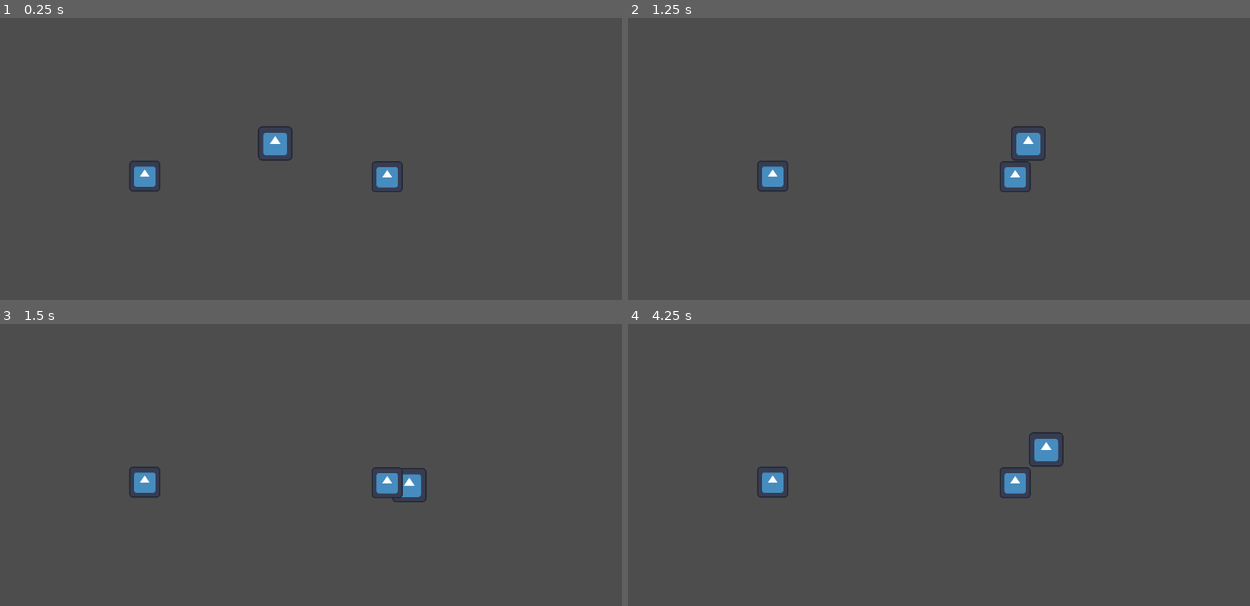
Above: before the commit, frames 1-4 (two rows, left to right).
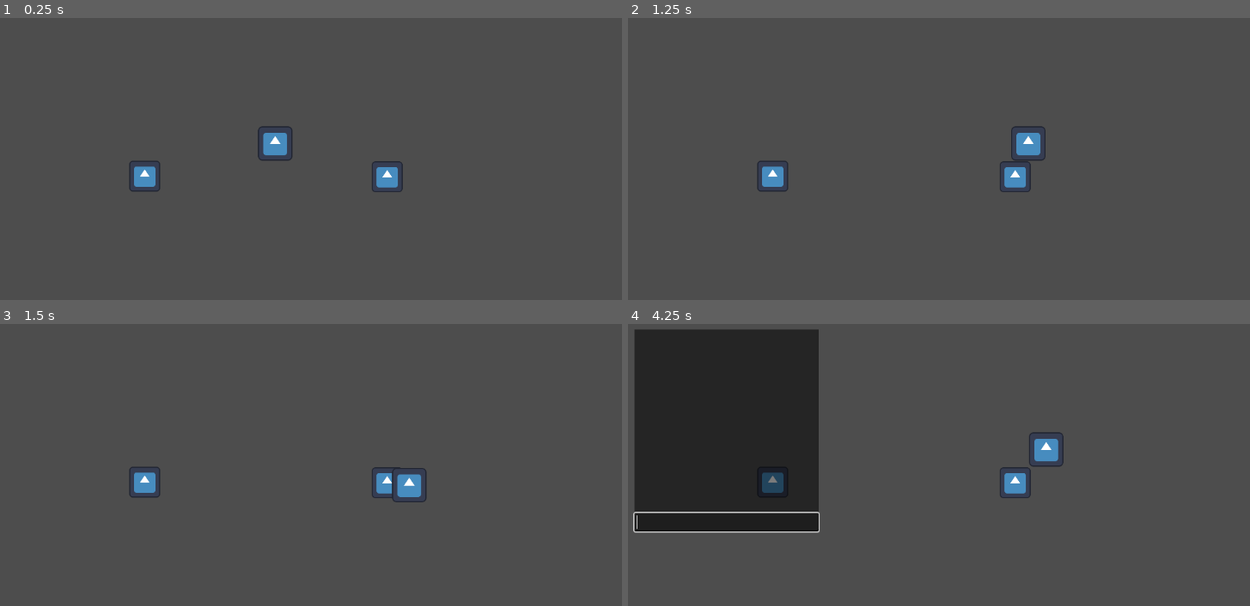
Above: after the commit, the same moments.

Repository: SwirlyQuentin/exploration-game
Game: Godot game, scene res://scenes/mainscenes/StartScene.tscn
The game is run twice, just before and just after one commit, with the same random seed, the same clock (stepped at 60 frames per second) and the same inputs. The engine's default icon, where the game draws it, is replaced by a stand-in: a white triangle on a blue panel in a dark square.
Inputs:
- Up to frame 1 (0.25 s): no input
- Up to frame 2 (1.25 s): tap Enter (enter, bound only after the commit) at 0.5 s; hold D (right) from 0.53 s (still down); hold Enter (enter, bound only after the commit) from 0.53 s (still down)
- Up to frame 3 (1.5 s): release D (right) at 1.28 s; release Enter (enter, bound only after the commit) at 1.28 s; hold S (down) from 1.28 s (still down); tap E (interact) at 1.35 s
- Up to frame 4 (4.25 s): tap Enter (enter, bound only after the commit) at 1.55, 2.85, 3.8 s; release S (down) at 2.03 s; hold D (right) 2.03-2.78 s; hold Enter (enter, bound only after the commit) 2.03-2.78 s; hold W (up) 2.78-3.53 s; hold A (left) from 3.53 s (still down); hold E (interact) from 3.53 s (still down); tap ` (show-console, bound only after the commit) at 4.15 s

Frames 1-2 are identical in both runs. In frame 3, 0.1% of the frame differs, in the area x 62-65%, y 51-62%; in frame 4, 21%, in the area x 0-31%, y 2-75%.

Commit message:
catching up

Diff:
--- /dev/null
+++ b/data/world/world-data/world.json
@@ -0,0 +1,8 @@
+{
+    "collectables":[{"name": "collectable1", "location": "", "scene": "", "active": true}],
+    "chests": [{"name": "chest1", "location": "", "scene": "", "active": true}],
+    "loaded":false,
+    "puzzles":[{"name": "puzzle1", "location": "", "scene": "", "active": true, "solved":false}],
+    "enemies":[{"name": "enemy1", "location": "", "scene": "", "active": true}]
+
+}
--- a/project.godot
+++ b/project.godot
@@ -19,6 +19,9 @@
 
 GameStateMachine="*res://scenes/globals/GameStateMachine.tscn"
 Signals="*res://scenes/globals/Signals.tscn"
+PlayerManager="*res://scenes/globals/PlayerManager.tscn"
+DevConsole="*res://scenes/globals/DevConsole.tscn"
+WorldLoader="*res://scenes/globals/WorldLoader.tscn"
 
 [global_group]
 
@@ -55,6 +58,16 @@
 "events": [Object(InputEventKey,"resource_local_to_scene":false,"resource_name":"","device":-1,"window_id":0,"alt_press …(192 unchanged characters)…
 ]
 }
+show-console={
+"deadzone": 0.5,
+"events": [Object(InputEventKey,"resource_local_to_scene":false,"resource_name":"","device":-1,"window_id":0,"alt_pressed":false,"shift_pressed":false,"ctrl_pressed":false,"meta_pressed":false,"pressed":false,"keycode":0,"physical_keycode":96,"key_label":0,"unicode":96,"location":0,"echo":false,"script":null)
+]
+}
+enter={
+"deadzone": 0.5,
+"events": [Object(InputEventKey,"resource_local_to_scene":false,"resource_name":"","device":-1,"window_id":0,"alt_pressed":false,"shift_pressed":false,"ctrl_pressed":false,"meta_pressed":false,"pressed":false,"keycode":0,"physical_keycode":4194309,"key_label":0,"unicode":0,"location":0,"echo":false,"script":null)
+]
+}
 
 [rendering]
 
--- /dev/null
+++ b/scenes/cutscene-engine/Actor.tscn
@@ -0,0 +1,26 @@
+[gd_scene load_steps=3 format=3 uid="uid://blqd462wtgkci"]
+
+[ext_resource type="Texture2D" uid="uid://c5rr40pmwy02j" path="res://icon.svg" id="1_2mboq"]
+[ext_resource type="Script" path="res://scripts/dialogue-engine/Actor.gd" id="1_kqq76"]
+
+[node name="Actor" type="Marker2D"]
+position = Vector2(203, 484)
+script = ExtResource("1_kqq76")
+
+[node name="Content" type="Control" parent="."]
+layout_mode = 3
+anchors_preset = 0
+offset_left = -109.0
+offset_top = -168.0
+offset_right = 115.0
+offset_bottom = 113.0
+
+[node name="TextureRect" type="TextureRect" parent="Content"]
+layout_mode = 1
+anchors_preset = 15
+anchor_right = 1.0
+anchor_bottom = 1.0
+grow_horizontal = 2
+grow_vertical = 2
+texture = ExtResource("1_2mboq")
+stretch_mode = 4
--- /dev/null
+++ b/scenes/cutscene-engine/Dialogue.tscn
@@ -0,0 +1,68 @@
+[gd_scene load_steps=2 format=3 uid="uid://b8bw5ikq1wxds"]
+
+[ext_resource type="Script" path="res://scripts/dialogue-engine/PositionDialogue.gd" id="1_imwwq"]
+
+[node name="PositionDialogue" type="Control"]
+layout_mode = 3
+anchors_preset = 2
+anchor_top = 1.0
+anchor_bottom = 1.0
+offset_top = -260.0
+offset_right = 408.0
+grow_vertical = 0
+script = ExtResource("1_imwwq")
+
+[node name="Dialogue" type="Control" parent="."]
+layout_mode = 1
+anchors_preset = 7
+anchor_left = 0.5
+anchor_top = 1.0
+anchor_right = 0.5
+anchor_bottom = 1.0
+offset_left = -165.5
+offset_top = -124.0
+offset_right = 165.5
+grow_horizontal = 2
+grow_vertical = 0
+
+[node name="DialogueBackground" type="ColorRect" parent="Dialogue"]
+layout_mode = 1
+anchors_preset = 15
+anchor_right = 1.0
+anchor_bottom = 1.0
+grow_horizontal = 2
+grow_vertical = 2
+color = Color(0.695503, 0.695503, 0.695503, 1)
+
+[node name="ActorText" type="Label" parent="Dialogue"]
+layout_mode = 1
+anchors_preset = 15
+anchor_right = 1.0
+anchor_bottom = 1.0
+offset_left = -1.5
+offset_top = 3.0
+offset_right = -1.5
+offset_bottom = 3.0
+grow_horizontal = 2
+grow_vertical = 2
+theme_override_colors/font_color = Color(0, 0, 0, 1)
+theme_override_font_sizes/font_size = 16
+text = "This is Sample text fior nwoe bfgkjdf kjgh djkfghkjhdfkg hdksjfhgkjhdsfgkjhsdjkfg hksdjhfgkh skdjfhgksdhfk jhsdkfh gkjshdfkgf"
+horizontal_alignment = 1
+vertical_alignment = 1
+autowrap_mode = 2
+
+[node name="Arrow" type="TextureRect" parent="Dialogue"]
+layout_mode = 1
+anchors_preset = 3
+anchor_left = 1.0
+anchor_top = 1.0
+anchor_right = 1.0
+anchor_bottom = 1.0
+offset_left = -40.0
+offset_top = -40.0
+grow_horizontal = 0
+grow_vertical = 0
+
+[node name="AttachPoint" type="Marker2D" parent="."]
+position = Vector2(203, 96)
--- /dev/null
+++ b/scenes/cutscene-engine/DialoguePlayer.tscn
@@ -0,0 +1,111 @@
+[gd_scene load_steps=5 format=3 uid="uid://dw3ajy8u7rnxr"]
+
+[ext_resource type="Script" path="res://scripts/dialogue-engine/DialoguePlayer.gd" id="1_s8onb"]
+[ext_resource type="PackedScene" uid="uid://b8bw5ikq1wxds" path="res://scenes/dialogue-engine/Dialogue.tscn" id="2_430y0"]
+[ext_resource type="Script" path="res://scripts/dialogue-engine/Actor.gd" id="3_nigwp"]
+[ext_resource type="Texture2D" uid="uid://c5rr40pmwy02j" path="res://icon.svg" id="4_idl8b"]
+
+[node name="DialoguePlayer" type="Control"]
+layout_mode = 3
+anchors_preset = 15
+anchor_right = 1.0
+anchor_bottom = 1.0
+grow_horizontal = 2
+grow_vertical = 2
+script = ExtResource("1_s8onb")
+
+[node name="Actors" type="Control" parent="."]
+anchors_preset = 0
+
+[node name="LeftDialogue" parent="." instance=ExtResource("2_430y0")]
+layout_mode = 1
+
+[node name="RightDialogue" parent="." instance=ExtResource("2_430y0")]
+layout_mode = 1
+anchors_preset = 3
+anchor_left = 1.0
+anchor_right = 1.0
+offset_left = -408.0
+offset_right = 0.0
+grow_horizontal = 0
+
+[node name="CenterDialogue" parent="." instance=ExtResource("2_430y0")]
+layout_mode = 1
+anchors_preset = 7
+anchor_left = 0.5
+anchor_right = 0.5
+offset_left = -204.0
+offset_right = 204.0
+grow_horizontal = 2
+
+[node name="ActorLibrary" type="Node" parent="."]
+
+[node name="OpeningActors" type="Node" parent="ActorLibrary"]
+
+[node name="Actor" type="Marker2D" parent="ActorLibrary/OpeningActors"]
+position = Vector2(202, 484)
+script = ExtResource("3_nigwp")
+
+[node name="Content" type="Control" parent="ActorLibrary/OpeningActors/Actor"]
+layout_mode = 3
+anchors_preset = 0
+offset_left = -112.0
+offset_top = -177.0
+offset_right = 112.0
+offset_bottom = 104.0
+
+[node name="TextureRect" type="TextureRect" parent="ActorLibrary/OpeningActors/Actor/Content"]
+layout_mode = 1
+anchors_preset = 15
+anchor_right = 1.0
+anchor_bottom = 1.0
+grow_horizontal = 2
+grow_vertical = 2
+texture = ExtResource("4_idl8b")
+stretch_mode = 4
+
+[node name="Actor2" type="Marker2D" parent="ActorLibrary/OpeningActors"]
+position = Vector2(574, 485)
+script = ExtResource("3_nigwp")
+
+[node name="Content" type="Control" parent="ActorLibrary/OpeningActors/Actor2"]
+layout_mode = 3
+anchors_preset = 0
+offset_left = -111.0
+offset_top = -171.0
+offset_right = 113.0
+offset_bottom = 110.0
+
+[node name="TextureRect" type="TextureRect" parent="ActorLibrary/OpeningActors/Actor2/Content"]
+modulate = Color(2.40654e-07, 0.755148, 0.314609, 1)
+layout_mode = 1
+anchors_preset = 15
+anchor_right = 1.0
+anchor_bottom = 1.0
+grow_horizontal = 2
+grow_vertical = 2
+texture = ExtResource("4_idl8b")
+stretch_mode = 4
+
+[node name="Actor3" type="Marker2D" parent="ActorLibrary/OpeningActors"]
+position = Vector2(947, 483)
+script = ExtResource("3_nigwp")
+
+[node name="Content" type="Control" parent="ActorLibrary/OpeningActors/Actor3"]
+layout_mode = 3
+anchors_preset = 0
+offset_left = -111.0
+offset_top = -171.0
+offset_right = 113.0
+offset_bottom = 110.0
+
+[node name="TextureRect" type="TextureRect" parent="ActorLibrary/OpeningActors/Actor3/Content"]
+modulate = Color(0.854757, 0.00130646, 0.950817, 1)
+layout_mode = 1
+anchors_preset = 15
+anchor_right = 1.0
+anchor_bottom = 1.0
+grow_horizontal = 2
+grow_vertical = 2
+texture = ExtResource("4_idl8b")
+stretch_mode = 4
--- /dev/null
+++ b/scenes/globals/DevConsole.tscn
@@ -0,0 +1,44 @@
+[gd_scene load_steps=2 format=3 uid="uid://celweepgsovfg"]
+
+[ext_resource type="Script" path="res://scripts/global/DevConsole.gd" id="1_efj7a"]
+
+[node name="DevConsole" type="Node"]
+script = ExtResource("1_efj7a")
+
+[node name="Console" type="Control" parent="."]
+z_index = 10
+layout_mode = 3
+anchors_preset = 0
+offset_left = 119.0
+offset_top = 93.0
+offset_right = 428.0
+offset_bottom = 433.0
+
+[node name="ColorRect" type="ColorRect" parent="Console"]
+modulate = Color(1, 1, 1, 0.517647)
+layout_mode = 1
+anchors_preset = 15
+anchor_right = 1.0
+anchor_bottom = 1.0
+grow_horizontal = 2
+grow_vertical = 2
+color = Color(0, 0, 0, 1)
+
+[node name="Contents" type="VBoxContainer" parent="Console"]
+layout_mode = 1
+anchors_preset = 15
+anchor_right = 1.0
+anchor_bottom = 1.0
+grow_horizontal = 2
+grow_vertical = 2
+
+[node name="ConsoleText" type="RichTextLabel" parent="Console/Contents"]
+layout_mode = 2
+size_flags_vertical = 3
+scroll_following = true
+
+[node name="TextInput" type="LineEdit" parent="Console/Contents"]
+layout_mode = 2
+
+[connection signal="focus_entered" from="Console/Contents/TextInput" to="." method="_on_text_input_focus_entered"]
+[connection signal="focus_exited" from="Console/Contents/TextInput" to="." method="_on_text_input_focus_exited"]
--- /dev/null
+++ b/scenes/globals/PlayerManager.tscn
@@ -0,0 +1,6 @@
+[gd_scene load_steps=2 format=3 uid="uid://bd5s1w0jmwbo5"]
+
+[ext_resource type="Script" path="res://scripts/global/PlayerManager.gd" id="1_oawm2"]
+
+[node name="PlayerManager" type="Node"]
+script = ExtResource("1_oawm2")
--- /dev/null
+++ b/scenes/globals/WorldLoader.tscn
@@ -0,0 +1,6 @@
+[gd_scene load_steps=2 format=3 uid="uid://dmushlfs61n28"]
+
+[ext_resource type="Script" path="res://scripts/global/WorldLoader.gd" id="1_7cpvy"]
+
+[node name="WorldLoader" type="Node"]
+script = ExtResource("1_7cpvy")
--- a/scenes/mainscenes/TestScene.tscn
+++ b/scenes/mainscenes/TestScene.tscn
@@ -1,13 +1,17 @@
-[gd_scene load_steps=5 format=3 uid="uid://c0v0ci1gfne8u"]
+[gd_scene load_steps=6 format=3 uid="uid://c0v0ci1gfne8u"]
 
 [ext_resource type="Script" path="res://scripts/player/Player.gd" id="1_3jktq"]
 [ext_resource type="Texture2D" uid="uid://cg44664s6ywtq" path="res://icon.svg" id="1_4sft4"]
 [ext_resource type="PackedScene" uid="uid://bgjksx2dl5l4d" path="res://scenes/puzzles/SwitchPuzzle.tscn" id="3_lphba"]
+[ext_resource type="Script" path="res://scripts/item-containers/Collectables.gd" id="4_gvm3o"]
 
 [sub_resource type="RectangleShape2D" id="RectangleShape2D_vbaur"]
 size = Vector2(127, 127)
 
 [node name="TestScene" type="Node"]
+
+[node name="SwitchPuzzle" parent="." instance=ExtResource("3_lphba")]
+position = Vector2(568, 351)
 
 [node name="Player" type="CharacterBody2D" parent="." groups=["player"]]
 position = Vector2(570, 295)
@@ -21,5 +25,11 @@
 position = Vector2(0.5, -0.5)
 shape = SubResource("RectangleShape2D_vbaur")
 
-[node name="SwitchPuzzle" parent="." instance=ExtResource("3_lphba")]
-position = Vector2(568, 351)
+[node name="CollectableLocations" type="Node" parent="."]
+script = ExtResource("4_gvm3o")
+
+[node name="CollectableLocation" type="Marker2D" parent="CollectableLocations"]
+position = Vector2(430, 221)
+
+[node name="Collectables" type="Node" parent="."]
+unique_name_in_owner = true
--- /dev/null
+++ b/scenes/shared/Collectable.tscn
@@ -0,0 +1,22 @@
+[gd_scene load_steps=4 format=3 uid="uid://bqlw063hk567a"]
+
+[ext_resource type="Texture2D" uid="uid://cg44664s6ywtq" path="res://icon.svg" id="1_uoata"]
+[ext_resource type="Script" path="res://scripts/shared/Collectable.gd" id="1_yc21u"]
+
+[sub_resource type="CircleShape2D" id="CircleShape2D_fn88i"]
+radius = 20.025
+
+[node name="Collectable" type="Node2D"]
+script = ExtResource("1_yc21u")
+
+[node name="Sprite2D" type="Sprite2D" parent="."]
+modulate = Color(0.989694, 0.160488, 1, 1)
+scale = Vector2(0.253906, 0.253906)
+texture = ExtResource("1_uoata")
+
+[node name="CollectCheck" type="Area2D" parent="."]
+
+[node name="CollisionShape2D" type="CollisionShape2D" parent="CollectCheck"]
+shape = SubResource("CircleShape2D_fn88i")
+
+[connection signal="body_entered" from="CollectCheck" to="." method="_on_collect_check_body_entered"]
--- /dev/null
+++ b/scripts/global/DevConsole.gd
@@ -0,0 +1,58 @@
+extends Node
+
+@onready var console = $Console
+@onready var textInput = $Console/Contents/TextInput
+@onready var consoleText:RichTextLabel = $Console/Contents/ConsoleText
+
+var pastCommands = []
+var dataSignals = []
+
+var visibleState = false
+var focused = false
+
+func _ready():
+    console.visible = visibleState
+
+func _input(event):
+    if (event.is_action_released("show-console")):
+        visibleState = !visibleState
+        console.visible = visibleState
+        textInput.grab_focus()
+        textInput.text = ""
+    elif (event.is_action_pressed("enter") && focused):
+        consoleText.text = consoleText.text + "\n" + textInput.text
+        parseConsole()
+        textInput.text = ""
+        pass
+
+
+func _on_text_input_focus_entered() -> void:
+    focused = true
+
+
+func _on_text_input_focus_exited() -> void:
+    focused = false
+
+
+func parseConsole():
+    var text = textInput.text
+    var split = text.split(" ")
+    if (split[0] == "emit"):
+        if (split[1] in dataSignals):
+            self.log("Invalid Call")
+        else:
+            print("emitted")
+            Signals.emit_signal(split[1])
+            self.log("Signal Emitted: " + split[1])
+    elif (split[0] == "echo"):
+        self.log(split[1])
+    elif (split[0] == "clear"):
+        consoleText.text = ""
+
+    else:
+        self.log(split[0] + " Command Not Found")
+
+
+func log(message):
+    print(message)
+    consoleText.text = consoleText.text + "\n" + str(message)
--- /dev/null
+++ b/scripts/global/PlayerManager.gd
@@ -0,0 +1,38 @@
+extends Node
+
+
+var data = {"exp": 0, "level": 1, "gold": 0, "collectables": [], "totalCollectables": 0}
+
+
+var maxLevel = 50
+var levelExp = {"1": 10}
+
+# Called when the node enters the scene tree for the first time.
+func _ready() -> void:
+	Signals.connect("addGold", addGold)
+	Signals.connect("addExp", addExp)
+	Signals.connect("addCollectable", addCollectable)
+	pass # Replace with function body.
+
+
+func addExp(amount):
+	data["exp"] += amount
+	checkLevelUp()
+	pass
+
+func addGold():
+	pass
+
+func checkLevelUp():
+	if (int(data["level"]) == 50):
+		return
+	elif (data["exp"] > levelExp[str(data["level"])]):
+		data["exp"] = data["exp"] - levelExp[str(data["level"])]
+		data["level"] += 1
+
+
+func addCollectable(col):
+	data["collectables"].append(col)
+	data["totalCollectables"] += 1
+	col.queue_free()
+	pass
--- a/scripts/global/Signals.gd
+++ b/scripts/global/Signals.gd
@@ -1,3 +1,12 @@
 extends Node
+#Switch puzzle
+signal checkSwitch
 
-signal checkSwitch
+#player manager
+signal addGold
+signal addExp
+signal addCollectable
+
+#loading world
+signal writeWorldLocations
+signal loadLocations
--- /dev/null
+++ b/scripts/global/WorldLoader.gd
@@ -0,0 +1,47 @@
+extends Node
+
+
+@onready var collectable = preload("res://scenes/shared/Collectable.tscn")
+
+
+var collectableContainer
+
+var worldData
+var locations = []
+
+# Called when the node enters the scene tree for the first time.
+func _ready() -> void:
+	Signals.connect("writeWorldLocations", writeLocations)
+	collectWorldData()
+	pass # Replace with function body.
+
+
+func collectWorldData():
+	var worldFile = FileAccess.open("res://data/world/world-data/world.json", FileAccess.READ)
+	worldData = JSON.parse_string(worldFile.get_as_text())
+
+func loadCollectables():
+	collectableContainer = get_tree().current_scene.get_node("Collectables")
+	for colPos in worldData["collectables"]:
+		var c = collectable.instantiate()
+		collectableContainer.add_child(c)
+		c.position = colPos["location"]
+	print(collectableContainer)
+	pass
+
+func writeLocations():
+	worldData["collectables"] = []
+	worldData["chests"] = []
+	for location in locations:
+		if (location["type"] == "collectable"):
+			worldData["collectables"].append({"name": location["name"], "location": location["position"], "scene":location["scene"], "active":true})
+		elif (location["type"] == "chests"):
+			worldData["chests"].append({"name": location["name"], "location": location["position"], "scene":location["scene"], "active":true})
+		elif (location["type"] == "puzzles"):
+			worldData["puzzles"].append({"name": location["name"], "location": location["position"], "scene":location["scene"], "active":true, "solved":false})
+		elif (location["type"] == "enemies"):
+			worldData["enemies"].append({"name": location["name"], "location": location["position"], "scene":location["scene"], "active":true})
+
+	print(worldData)
+	loadCollectables()
+	pass
--- /dev/null
+++ b/scripts/item-containers/Collectables.gd
@@ -0,0 +1,23 @@
+extends Node
+
+@onready var children = self.get_children()
+var locations = []
+var currentScene = ""
+
+
+# Called when the node enters the scene tree for the first time.
+func _ready() -> void:
+	formatCollectables()
+	Signals.loadLocations.connect(loadLocations)
+	pass # Replace with function body.
+
+
+func formatCollectables():
+	for child in children:
+		locations.append({"name":child.name, "position":child.global_position, "scene":currentScene, "active":true, "type": "collectable"})
+	pass
+
+func loadLocations():
+	for location in locations:
+		WorldLoader.locations.append(location)
+	pass
--- a/scripts/puzzles/switch-puzzle/SwitchPuzzle.gd
+++ b/scripts/puzzles/switch-puzzle/SwitchPuzzle.gd
@@ -8,13 +8,9 @@
 
 # Called when the node enters the scene tree for the first time.
 func _ready() -> void:
-	Signals.connect("checkSwitch", solve)
+	Signals.connect("checkSwitch", checkSolve)
 	pass
 
-
-# Called every frame. 'delta' is the elapsed time since the previous frame.
-func _process(delta: float) -> void:
-	pass
 
 
 func _on_active_check_body_entered(body:Node2D) -> void:
@@ -26,10 +22,13 @@
 	if (body.is_in_group("player")):
 		active = false
 
-func solve():
+func checkSolve():
 	if (switch1.enabled && switch2.enabled):
 		#Mark as Solved
 		print("SOLVED")
 		self.process_mode = Node.PROCESS_MODE_DISABLED
 		pass
 	pass
+
+func solve():
+	pass
--- /dev/null
+++ b/scripts/shared/Collectable.gd
@@ -0,0 +1,11 @@
+extends Node2D
+
+
+# Called when the node enters the scene tree for the first time.
+func _ready() -> void:
+	pass # Replace with function body.
+
+
+func _on_collect_check_body_entered(body:Node2D) -> void:
+	if (body.is_in_group("player")):
+		Signals.emit_signal("addCollectable", self)
